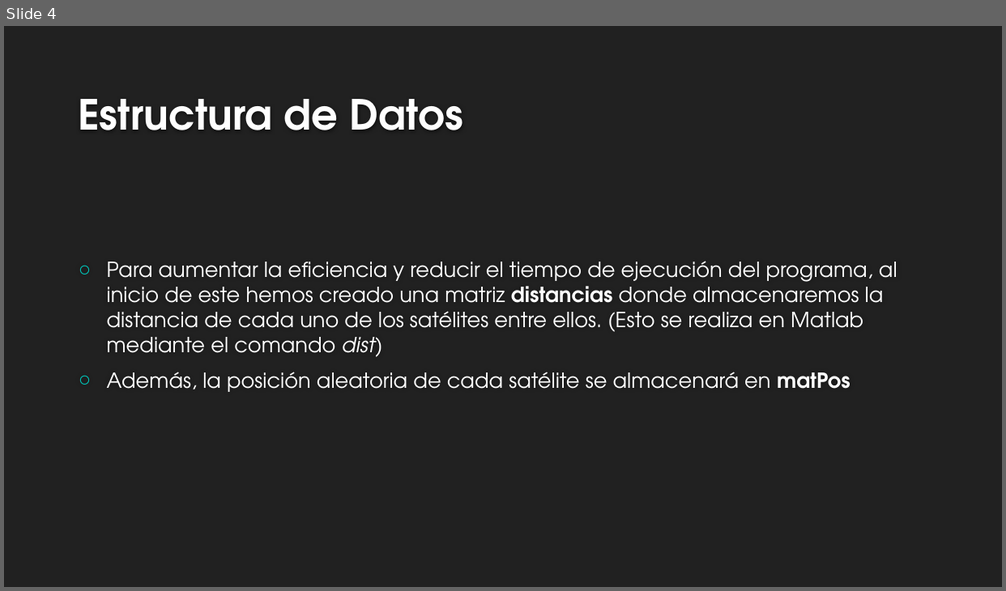
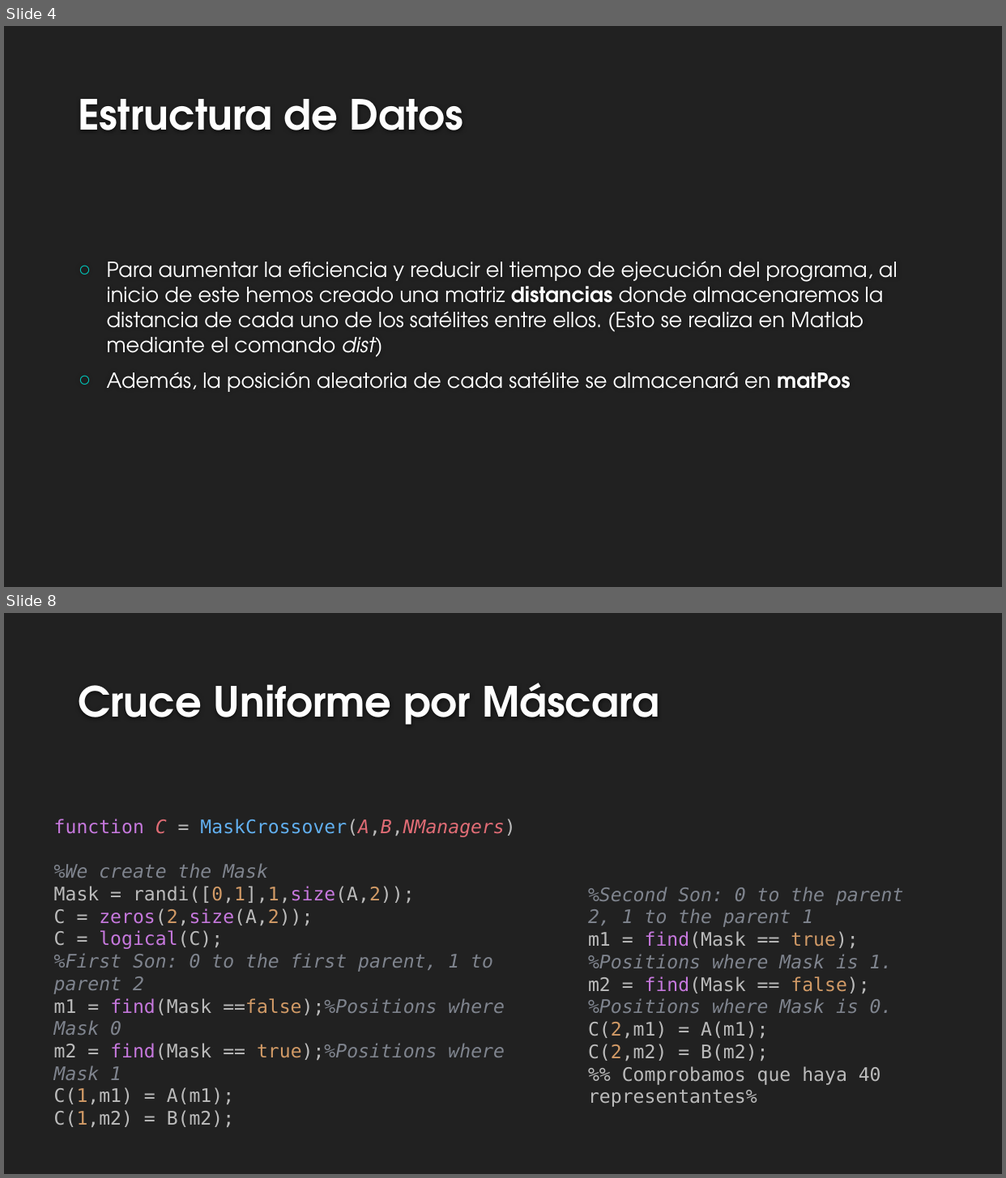
Before and after one commit to rafaroman18/SatellitesIS, a slide deck: TrabajoSI.pptx. Shown one above the other, each under a label of ours: slide 4 before the commit, slides 4 and 8 after it; the slides between them are not shown. The pictures are 1006x591 and 1006x1178 pixels, drawn with LibreOffice and Linux fonts; fonts in the diff are those of the drawing; background and template pictures are left out. Boxes give left, top, right and bottom in pixels: in the first picture for what was removed or moved away, otherwise in the second. Text is boxed around its words. In the diff, an @@ line names an element or a change of style, - is before the commit and + after.

```diff
--- a/TrabajoSI.pptx
+++ b/TrabajoSI.pptx
@@ slide 8 added at bbox=[4, 613, 1002, 1174], background #212121 @@
@@ title added at bbox=[78, 683, 658, 725], 40 pt, text #FEFEFE, bold @@
+Cruce Uniforme por Máscara
@@ text added at bbox=[54, 819, 515, 1105], 18 pt, text #7F848E @@
+function C = MaskCrossover(A,B,NManagers)
+%We create the Mask
+Mask = randi([0,1],1,size(A,2));
+C = zeros(2,size(A,2));
+C = logical(C);
+%First Son: 0 to the first parent, 1 to parent 2
+m1 = find(Mask ==false);%Positions where Mask 0
+m2 = find(Mask == true);%Positions where Mask 1
+C(1,m1) = A(m1);
+C(1,m2) = B(m2);
@@ text added at bbox=[588, 887, 903, 1107], 18 pt, text #BBBBBB @@
+%Second Son: 0 to the parent 2, 1 to the parent 1
+m1 = find(Mask == true); %Positions where Mask is 1.
+m2 = find(Mask == false); %Positions where Mask is 0.
+C(2,m1) = A(m1);
+C(2,m2) = B(m2);
+%% Comprobamos que haya 40 representantes%
```
Also in this commit, not shown: 2 slides changed, 7 other slides added.
